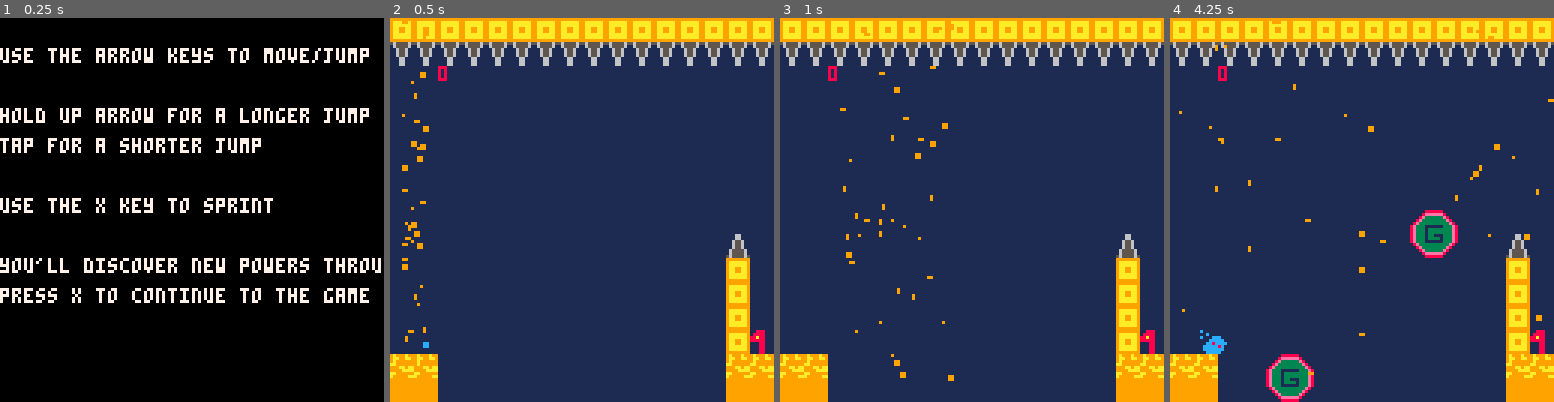
Above: before the commit, frames 1-4 (left to right).
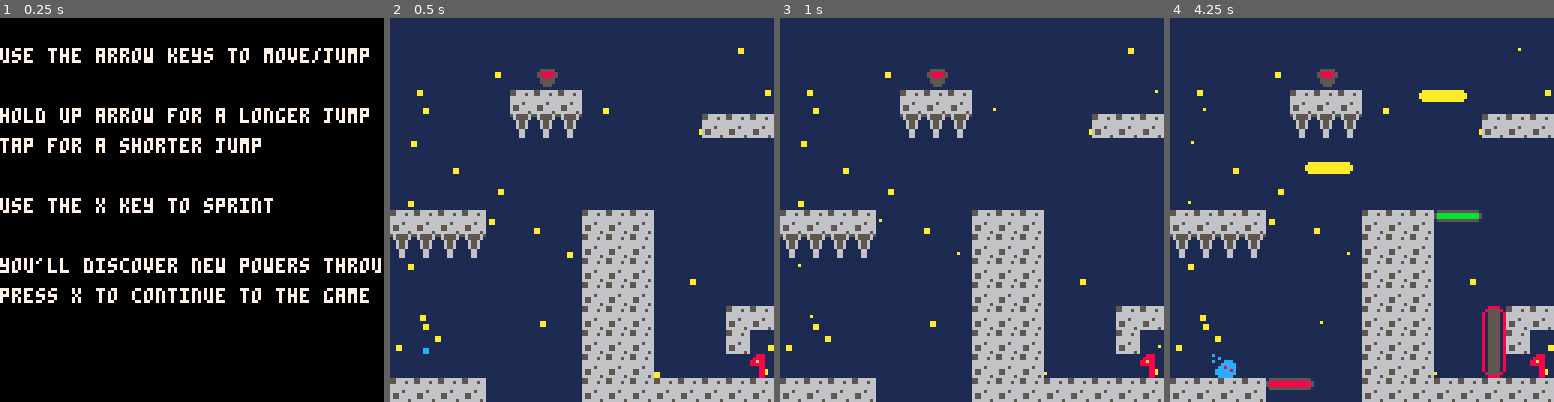
Above: after the commit, the same moments.

Repository: Kaznae/438_final
Game: PICO-8 cartridge final_project.p8
The game is run twice, just before and just after one commit, with the same random seed, the same clock (stepped at 60 frames per second) and the same inputs.
Inputs:
- Up to frame 1 (0.25 s): no input
- Up to frame 2 (0.5 s): tap X (X key) at 0.33 s
- Up to frame 3 (1 s): tap O (Z key) at 0.7 s
- Up to frame 4 (4.25 s): tap X (X key) at 1.07, 1.85, 2.97, 4.08 s; hold Right 1.6-2.1 s; tap O (Z key) every 0.4 s from 1.7 to 4.1 s; hold Up 2.15-2.42 s; hold Right 2.47-3.03 s; hold Left 3.08-3.58 s; hold Down 3.63-3.97 s; hold Right from 4.02 s (still down)

Frame 1 is identical in both runs. In frame 2, 33% of the frame differs, in the area x 0-100%, y 0-100%; in frame 3, 32%; in frame 4, 36%.

Commit message:
some space levels, bugfixes

Diff:
--- a/final_project.p8
+++ b/final_project.p8
@@ -10,7 +10,7 @@
 	--constants
 
 	g_friction = .95
-	a_friction = .97
+	a_friction = .95
 	gravity = 0.25
 
 	--flags
@@ -21,6 +21,17 @@
 	ice_flag = 5
 --some_flag = 6
 	goal_flag = 7
+
+	sounds = {
+		respawn = 12,
+		jump = 13,
+		crumble = 14,
+		death = 15,
+		charge = 16,
+		land = 17,
+		icicle_break = 18,
+		reverse_grav = 19
+	}
 
 
 	sprites = {
@@ -44,9 +55,8 @@
 	tempstr = ""
 	msg_tick = 0
 
-	world = 3
-	level = 3
-
+	world = 4
+	level = 1
 	g_rev = false
 
 	mapx_ofst = 0
@@ -79,7 +89,7 @@
 		dy = 0,
 		weighted = true,
 		is_player = true,
-		max_dy = 3,
+		max_dy = 4,
 		max_dx = 4,
 		sprite = sprites.standing,
 		on_ground = true,
@@ -98,11 +108,13 @@
 		grapple_y = 0,
 		grapple_dir = {0,0},
 		g_success = false,
-		has_grapple = true,
-		has_charge = true,
+		has_grapple = false,
+		has_charge = false,
 		has_double = false,
 		dead = false,
 		face_up = false,
+		first_door = true,
+		first_grav = true,
 		--functions
 
 		respawn = function()
@@ -119,9 +131,11 @@
 			g_rev = false
 			on_map = {}
 			start_room()
+			sfx(sounds.respawn)
 		end,
 
 		die = function()
+			sfx(sounds.death)
 			plr.dead = true
 			plr.ticker = 30
 			plr.controllable = false
@@ -134,10 +148,10 @@
 			if plr.has_double then
 				plr.max_jump = 2
 			end
-			if not g_rev and plr.y+plr.h > 128 then
+			if not g_rev and plr.y + plr.h > 128 then
 				plr.respawn()
 			end
-			if g_rev and plr.y < 0 then
+			if g_rev and plr.y < 1 then
 				plr.respawn()
 			end
 			if plr.controllable then
@@ -177,6 +191,7 @@
 						plr.on_ground = false
 						plr.j_left -=1
 						bnp = true
+						sfx(sounds.jump)
 					elseif bnp and b_time < 6 then
 						b_time +=1
 						plr.dy=-2 * mod
@@ -198,6 +213,7 @@
 					end
 					time_held = 0
 					if plr.charge_j == true then
+						sfx(sounds.charge)
 						plr.dy = -5*mod
 						plr.on_ground = false
 						plr.j_left -=1
@@ -368,6 +384,7 @@
 		create_classes()
 		parts = {}
 		clouds = {}
+		stars = {}
 		on_map={}
 
 		for c = 0,40 do
@@ -376,6 +393,10 @@
 
 		for z = 1,7 do
 			clouds[z] = make_cloud()
+		end
+
+		for d = 0,30 do
+			stars[d] = make_star()
 		end
 end
 
@@ -413,6 +434,13 @@
 			end)
 		end
 
+		if world == 4 then
+			for i = 1, #stars do
+				local temp = stars[i]
+				rectfill(temp.x,temp.y,temp.x+temp.w, temp.y+temp.h,10)
+			end
+		end
+
 		map((level-1)*16,(world-1)*16,0,0,16,16,1)
 
 		if plr.clr == "red" then
@@ -448,7 +478,7 @@
 		--uncomment to debug
 
 		--print("wall_jumps: "..plr.wall_jumps,10,10,7)
-		print(checkx,16,16,8)
+		--print(checkx,16,16,8)
 		--print(#on_map,20,20,5)
 		--print(wall_x,30,30,5)
 	end
@@ -459,6 +489,7 @@
 	if screen == "controls" then
 		if btn(5) then
 			screen = "game"
+			music(0)
 		end
 	elseif disp_msg then
 		msg_tick+=1
@@ -498,6 +529,8 @@
 		if not plr.gonext and fget(mget((plr.x+(level-1)*128)/8,(plr.y+(world-1)*128)/8),goal_flag) then
 			plr.gonext = true
 			plr.controllable = false
+			plr.face_up = false
+			g_rev = false
 			plr.ticker = 59
 			plr.dx = 0
 			plr.dy = 0
@@ -508,6 +541,7 @@
 		part_tick +=1
 		particle_update()
 		clouds_update()
+		star_update()
 	end
 end
 -->8
@@ -556,10 +590,14 @@
 	--get the object at center y, x + offset
 	local obj_at = mget((realx+x_ofst)/8,(realy+4)/8)
 
-
-	--if they touch a paint bucket
-	--change color and stats
-
+ if plr.first_grav and obj_at == 103 then
+  		--	 if first_door then
+			--  display_message("\"this door only lets\nred slimes through\"")
+		--	  first_door = false
+	--		 end
+	display_message("\"i can use this to swap \ngravity back and forth!\"")
+ plr.first_grav = false
+end
 
 	--if theres an object where this would move us
 	--go back to where we started in terms of x
@@ -585,12 +623,14 @@
 			--this is bad but we'll try it
 			if obj.is_player then
 				if not obj.on_ground then
-					if fget(obj_at,wall_flag) and (btn(0) or btn(1)) then
-						obj.on_wall = true
-						wall_x = obj.x
-						if obj.wall_jumps > 0 then
-							obj.j_left += 1
-							obj.wall_jumps -=1
+					if fget(obj_at,wall_flag) then--and (btn(0) or btn(1)) then
+						if plr.x > 4 then
+							obj.on_wall = true
+							wall_x = obj.x
+							if obj.wall_jumps > 0 then
+								obj.j_left += 1
+								obj.wall_jumps -=1
+							end
 						end
 					else
 						obj.on_wall = false
@@ -634,7 +674,10 @@
 			--we're on the ground
 			if obj.weighted then
 				if obj.is_player then
-					obj.on_ground = true
+					if not obj.on_ground then
+						obj.on_ground = true
+						sfx(sounds.land)
+					end
 					if obj.j_left < obj.max_jump then
 						obj.j_left = obj.max_jump
 						obj.wall_jumps = 1
@@ -676,7 +719,7 @@
  --if player touches deadly object such as spikes
 	--die and restart the level
 
-	if obj.is_player then
+	if obj.is_player and not plr.gonext then
 		if deadly_collision(realx+1,realy) or deadly_collision(realx+6,realy) or deadly_collision(realx+1,realy+7) or deadly_collision(realx+6,realy+7) then
 			plr.die()
 				--plr.respawn()
@@ -773,6 +816,10 @@
 
 	if tempobj ~= nil then
 		if tempobj.solid then
+			if plr.first_door and tempobj.h == 24 then
+				display_message("\nthis door only lets \nred slimes through\n")
+				plr.first_door = false
+			end
 			return true
 		end
 	end
@@ -848,6 +895,14 @@
 			plr.dx = plr.max_dx
 		else
 			plr.dx = -plr.max_dx
+		end
+	end
+
+	if abs(plr.dy) > plr.max_dy then
+		if plr.dy > 0 then
+			plr.dy = plr.max_dy
+		else
+			plr.dy = -plr.max_dy
 		end
 	end
 
@@ -887,6 +942,36 @@
 	return cld
 end
 
+function make_star()
+	local sx = flr(rnd(128))
+	local sy = flr(rnd(128))
+	star = {
+		x = sx,
+		y = sy,
+		w = 1,
+		h = 1,
+		ticker = 0
+	}
+	return star
+end
+
+function star_update()
+	for i = 1,#stars do
+		stars[i].ticker+=1
+		if stars[i].ticker == 5 then
+			stars[i].ticker = 0
+			if rnd(10) > 5 then
+				stars[i].w = 1
+				stars[i].h = 1
+			else
+				stars[i].w = .5
+				stars[i].h = .5
+			end
+		end
+	end
+end
+
+
 function clouds_update()
 	for i = 1,#clouds do
 		clouds[i].x+=clouds[i].spd
@@ -941,6 +1026,7 @@
 				this.sprite = 77
 				if not g_rev then
 					if obj_in_range(plr,this.x,this.y-1,8,1) then
+						sfx(sounds.crumble)
 						this.state = 1
 						this.ticker = 40
 					end
@@ -948,6 +1034,7 @@
 					if obj_in_range(plr,this.x,this.y+this.h+1,8,1) then
 						this.state = 1
 						this.ticker = 40
+						sfx(sounds.crumble)
 					end
 				end
 			elseif this.state == 1 then
@@ -1015,12 +1102,27 @@
 					end
 				end
 			elseif this.state == 1 then
+
+				foreach(on_map,function(obj)
+					if obj.type.tile == move_platform.tile or obj.type.tile == elevator.tile then
+						if obj_in_range(obj,this.x,this.y+6,16,1) then
+							this.sprite = 95
+							this.state = 2
+							this.dy = -2
+							this.y -=3
+							this.deadly = false
+							sfx(sounds.icicle_break)
+						end
+					end
+				end)
+
 				if solid_collision(rx+4,ry+9 ) then
 					this.sprite = 95
 					this.state = 2
 					this.dy = -2
 					this.y -=3
 					this.deadly = false
+					sfx(sounds.icicle_break)
 				end
 			else
 				if solid_collision(rx +4,ry+9 ) then
@@ -1228,6 +1330,7 @@
 			end
 			if this.ticker <= 0 and obj_in_range(plr,this.x+4,this.y+4,8,8) then
 				this.ticker = 150
+				sfx(sounds.reverse_grav)
 				if g_rev then
 					g_rev = false
 				else
@@ -1265,7 +1368,11 @@
 			end,
 			draw = function(this)
 			 pal(12,8)
-			 spr(25,this.x,this.y,1,3)
+			 if this.clr ~= plr.clr then
+			  spr(25,this.x,this.y,1,3)
+			 else
+			  spr(24,this.x,this.y,1,3)
+			 end
 			 pal()
 			end,
 			update = function(this)
@@ -1406,15 +1513,21 @@
 	on_map = {}
 	plr.clr = "blue"
 	level+=1
-	if world == 1 and level > 4 then
+	if world == 1 and level > 7 then
 		level = 1
 		world+=1
-	elseif world == 2 and level > 4 then
+		music(3)
+		has_charge = true
+	elseif world == 2 and level > 5 then
 		level = 1
 		world+=1
+		music(5)
 --	elseif world == 3 and level > 2 then
 --		level = 1
 --		world+= 1
+	elseif world == 3 and level > 4 then
+		level = 1
+		world +=1
 	end
 
 	start_room()
@@ -1516,39 +1629,100 @@
 
 
 
+…(32 lines of a section not shown)…
 __gff__
-0000000000000000000700000000000000000000000000000000000000000000000000000000000000000000000000000000000000000000000000000000000003030707030707810107071101000000030101010911111101070701010000000301010109000000000707270707000003000000110909000007070707070000
+0000000000000000000700000000000000000000000000000000000000000000000000000000000000000007000000000000000000000000000000070000000003030707030707810107078101000000030101010911111101070701010000000301010109000000000707270707000003000000110909000007070707070000
 0000000000000000000707070700000000000000000000000007070707000000000000000000000000000000000000000000000000000000000000000000000000000000000000000000000000000000000000000000000000000000000000000000000000000000000000000000000000000000000000000000000000000000
 __map__
-0000000000000000000000000000000000000000000000000000000000000000000000000000000000000000000000004242424242424242424200000000000000000000000000000000000000000000000000000000000000000000000000000000000000000000000000000000000000000000000000000000000000000000
-0000000000000000000000000000000000000000000000000000000000000000000000000000000000000000000000004242424242424242424200000000000000000000000000000000000000000000000000000000000000000000000000000000000000000000000000000000000000000000000000000000000000000000
-5252530000000000000000000000000000000000000000000000000000000000000000000000000000000000000000004242424242424242424200000000000000000000000000000000000000000000000000000000000000000000000000000000000000000000000000000000000000000000000000000000000000000000
-6262630000000000000000000000470000000000000000005400000000000047000000000000000000000000000000000000000064000000646400000000000000000000000000000000000000000000000000000000000000000000000000000000000000000000000000000000000000000000000000000000000000000000
-494a000000000000000000000000494a4a000042420000424242420000424242000000000000000000000000000000000000000000000000000000000000000000000000000000000000000000000000000000000000000000000000000000000000000000000000000000000000000000000000000000000000000000000000
-595a000000000000000000000000595a5a000000000000000000000000000000000054000042424242424242717200490000004200006e00004200717200000000000000000000000000000000000000000000000000000000000000000000000000000000000000000000000000000000000000000000000000000000000000
-494a000000000000000000004242494a4a000000000000000000000000000000000042000048000000000000000000590000000000000000000000000000000000000000000000000000000000000000000000000000000000000000000000000000000000000000000000000000000000000000000000000000000000000000
-595a00000042000042000042595a595a5a424200000000000000000000000000000048000054000000000000000000490000000000000000000000000047000000000000000000000000000000000000000000000000000000000000000000000000000000000000000000000000000000000000000000000000000000000000
-494a000000480000580000000000494a4a00000000000000000000000000515200005800004200006e00000000000059007e0000420000004200000000494a0000000000000000000000000000000000000000000000000000000000000000000000000000000000000000000000000000000000000000000000000000000000
-595a000000580000480000000000595a5a000000006e000000730000000061620000540000580000000000005454544900000042420000000000000000595a0000000000000000000000000000000000000000000000000000000000000000000000000000000000000000000000000000000000000000000000000000000000
-494a000000480000580000000000494a000000000000000000005400000000490000420000480000424200007070705900000000000000000000000000494a0000000000000000000000000000000000000000000000000000000000000000000000000000000000000000000000000000000000000000000000000000000000
-595a424242424242424242000000595a000000000000000042424242420000590000480000540000000000000000004900000000000000000000000000595a0000000000000000000000000000000000000000000000000000000000000000000000000000000000000000000000000000000000000000000000000000000000
-0000000048000000480000000000494a0000000000000000480000004800004900005800004200000000006e0000005900000000000000000000000000494a0000000000000000000000000000000000000000000000000000000000000000000000000000000000000000000000000000000000000000000000000000000000
-0000000058000000580000000000595a000000000000000058000000580000590000480000580000000000000000000000000000000000000000000000595a0000000000000000000000000000000000000000000000000000000000000000000000000000000000000000000000000000000000000000000000000000000000
-42424242424242424242424242424242424242000000004242420000484242424242420000480000000000000074470000000000000000000000007e00494a0000000000000000000000000000000000000000000000000000000000000000000000000000000000000000000000000000000000000000000000000000000000
-4141414141414141414141414141414141414100000000414141000058414141414100000058000000000000007070494141415454736e000000000000595a0000000000000000000000000000000000000000000000000000000000000000000000000000000000000000000000000000000000000000000000000000000000
-7c7c7c7c7c7c7c7c7c7c7c7c7c7c7c7c7c6c6c6c6c6c6c6c6c6c6c6c6c6c6c6c6c6c6c6c6c6c6c6c6c6c6c7c7c7c6c6c6c6c6c6c7c7c7c6c6c6c6c6c6c6c6c6c00000000000000000000000000000000000000000000000000000000000000000000000000000000000000000000000000000000000000000000000000000000
-7c7c7c7c7c7c7c7c7c7c7c7c7c7c7c7c6d00000000000000000000000000004700000000005d5d5d0000007d7c6d55000000005d796c7a00005d5d5d5d00000000000000000000000000000000000000000000000000000000000000000000000000000000000000000000000000000000000000000000000000000000000000
-7c7c7c6c6c6c6c6c6c6c6c6c6c6c6c6c6d00000000000000000000000000006b00000000000000000000007d7c7a0000000000005d5d0000000000000074470000000000000000000000000000000000000000000000000000000000000000000000000000000000000000000000000000000000000000000000000000000000
-7c7c6d5d5d00005d5d00005d5d0000006d00000000000000000000000000007d00000000697b7b6a0000007d6d000000000000000000000000000000006b6b6b00000000000000000000000000000000000000000000000000000000000000000000000000000000000000000000000000000000000000000000000000000000
-7c7c6d000000000000000000000000007c6c6c00006e0000545400006e00007d000000007d7c7c6d000000797a0000000000000000000000000000000000000000000000000000000000000000000000000000000000000000000000000000000000000000000000000000000000000000000000000000000000000000000000
-6c6c7a000000000000000000000047006d5d5d0000000000696a00000000007d000000007d7c7c6d000000000000000000000000000000006e6f00000000000000000000000000000000000000000000000000000000000000000000000000000000000000000000000000000000000000000000000000000000000000000000
-0000000000000000000000000000697c6d00000000000000797a00000000007d000000007d7c7c6d00000000000000000000000000000000000000000000000000000000000000000000000000000000000000000000000000000000000000000000000000000000000000000000000000000000000000000000000000000000
-00000000000000000000000000007d7c6d00006b6b6b6b6b6b6b6b6b6b6b6b7d000000007d7c7c6d000000000054545400006b6b6b6b0000000000000000000000000000000000000000000000000000000000000000000000000000000000000000000000000000000000000000000000000000000000000000000000000000
-7b7b6a0000000000000000000000796c6d0000005d005d5d00005d5d0000007d000000007d7c7c7a0000000076697b7b0000000000000000000000000000000000000000000000000000000000000000000000000000000000000000000000000000000000000000000000000000000000000000000000000000000000000000
-7c7c6d00000000696a0000696a0000006d00000000000000000000000000007d000000007d7c6d0000000000767d7c7c00000000000000006b6b6b6b0000000000000000000000000000000000000000000000000000000000000000000000000000000000000000000000000000000000000000000000000000000000000000
-7c7c6d00000000797a0000797a0000006d6b6b0000000000000000000000007d000000007d7c6d0000000000767d7c7c0000000000000000000000000000000000000000000000000000000000000000000000000000000000000000000000000000000000000000000000000000000000000000000000000000000000000000
-6c6c7a000000000000545400000000006d6b6b6b6b6b6b6b6b6b6b6b6b00007d7e7f00007d7c6d00670000001a796c6c0000000000000000000000000000000000000000000000000000000000000000000000000000000000000000000000000000000000000000000000000000000000000000000000000000000000000000
-000000000000697b7b7b7b7b7b6a00007a000000005d5d00000000000000007d000000007d7c6d0000000000000000000000000000000000000000000000000000000000000000000000000000000000000000000000000000000000000000000000000000000000000000000000000000000000000000000000000000000000
-0000000000697c7c7c7c7c7c7c6d00000000000000000000000000000000007d000000007d7c6d000000000000004700000000000000000000000000007e7f0000000000000000000000000000000000000000000000000000000000000000000000000000000000000000000000000000000000000000000000000000000000
-697b7b7b7b7c7c7c7c7c7c7c7c6d00000000000000000000000000000000007d000000007d7c6d00006b6b6b6b697b7b7b7b7b6a006e6f00000000000073000000000000000000000000000000000000000000000000000000000000000000000000000000000000000000000000000000000000000000000000000000000000
-7c7c7c7c7c7c7c7c7c7c7c7c7c6d54547b7b7b7b7b7b7b7b7b7b7b7b7b7b7b7c6b6b00007d7c6d0000000000000000797c7c7c7a00000000000000000000000000000000000000000000000000000000000000000000000000000000000000000000000000000000000000000000000000000000000000000000000000000000
+0000000000000000000000000000000042424242424242424242424242424242000000000000000000000000000000000000000000000000000000000000000000000000000000000000000000000000000000000000000000000000000000004242424242424242424200000000000000000000000000000000000000000000
+0000000000000000000000000000000042000000480000000042420064000000000000000000000000000000000000000000000000000000000000000000000000000000000000000000000000000000000000000000000000000051525253004242424242424242424200000000000000000000000000000000000000000000
+5252530000000000000000000000000042000000580000000042420000000000000000000000000000000000000000000000000000004242424200000000000000000000000000000000000000000000000000000000000000000061626263004242424242424242420000000000000000000000000000000000000000000000
+6262630000000000000000000000470042000000480000000042420000000047000000000000000054000000000000470000000000006464000000000000000000000000000000000000000000000000000000000000000000000000494a00000000000064000000000000000000000000000000000000000000000000000000
+494a000000000000000000000000494a420000005800000000424200000042424a0000424200004242424200004242420000424242420000000000000042420000000000000000000000000000000000000000000000000055000000595a00000000000000000000000000000000000000000000000000000000000000000000
+595a000000000000000000000000595a420000004200000000424200000042425a0000000000000000000000000000000000000064640000000000000000000000005400004242424242424271720049000000000000000042000000494a00000000004200006e00004200000000470000000000000000000000000000000000
+494a000000000000000000004242494a420000004200000000424200000042424a0000000000000000000000000000000000000000000000000000000000000000004200004800000000000000000059000000000000000048000000595a000000000000000000000000000000494a4900000000000000000000000000000000
+595a00000042000042000042595a595a420000004200000000424200000042425a4242000000000000000000000000000000000000000000000000000047000000004800005400000000000000000049000000000000000058000000494a000000000000000000000000000000595a5900000000000000000000000000000000
+494a000000480000580000000000494a420000004200000000424200000042424a0000000000000000000000000051520000000000000000000000000042420000005800004200006e00000000000059000000000000000048000000595a0000007e0000420000000000000000494a4900000000000000000000000000000000
+595a000000580000480000000000595a420000004200000000424200000042425a000000006e0000007300000000616200000000000000000000000000000000000054000058000000000000545454494a0000000070706070707060494a000000000042420042000000000000595a5900000000000000000000000000000000
+494a000000480000580000000000494a420000004200000000424200000042420000000000000000000054000000004900000000000000000000000000000000000042000048000042420000707070595a000000001a005800000058595a000000000000000000000000000000494a5900000000000000000000000000000000
+595a424242424242424242000000595a42000000420000000042427500004242000000000000000042424242420000590000670000000000000000000000000000004800005400000000000000000049000000000000004800000048494a000000000000000000000000420000595a5959000000000000000000000000000000
+0000000048000000480000000000494a42000000420000000000000000004242000000000000000048000000480000495400000000000000000000000000000000005800004200000000006e00000059000000000000005800000058595a000000000000000000000000000000494a4900000000000000000000000000000000
+0000000058000000580000000000595a42000000420000000000000000004242000000000000000058000000580000590000000000000000000000000000000000004800005800000000000000000000000042424242004800000048494a000000000000000000000000000000595a5900000000000000000000000000000000
+4242424242424242424242424242424242424242424242424242424242424242424242000000004242420000484242424242424242424242424242424242424242424200004800000000000000000047000042424242005800004758595a545400000000000000000000007e00494a4900000000000000000000000000000000
+4141414141414141414141414141414141414141414141414141414141414141414141000000004141410000584141414141414141414141414141414141414141410000005800000000000000707049414141414141414141414141414141414141415454736e000000000000595a5900000000000000000000000000000000
+7c7c7c7c7c7c7c7c7c7c7c7c7c7c7c7c7c6c6c6c6c6c6c6c6c6c6c6c6c6c6c6c6c6c6c6c6c6c6c6c0000007c7c6c6c6c6c6c6c6c7c7c7c6c6c6c6c6c6c6c6c6c6c6c6c6c6c6c6c6c6c6c6c6c6c6c6c6c000000000000000000000000000000000000000000000000000000000000000000000000000000000000000000000000
+7c7c7c7c7c7c7c7c7c7c7c7c7c7c7c7c6d00000000000000000000000000004700000000000000000000007d6d0055000000005d796c7a00005d5d5d5d00000000000000000000000000000000000000000000000000000000000000000000000000000000000000000000000000000000000000000000000000000000000000
+7c7c7c6c6c6c6c6c6c6c6c6c6c6c6c6c6d00000000000000000000000000006b00000000000000000000007d7a000000000000005d5d0000000000000000470000000000000000000000000000000000000000000000000000000000000000000000000000000000000000000000000000000000000000000000000000000000
+7c7c6d5d5d00005d5d00005d5d0000006d00000000000000000000000000007d6a000000545400000000007900000000000000000000000000000000006b6b6b00000000000000000000000000000047000000000000000000000000000000000000000000000000000000000000000000000000000000000000000000000000
+7c7c6d000000000000000000000000007c6c6c00006e0073545473006e00007d7a000000696a00000000000000000000000000000000000000000000000000000000000000000000000000000000006b000000000000000000000000000000000000000000000000000000000000000000000000000000000000000000000000
+6c6c7a000000000000000000000047006d5d5d0000000000696a00000000007d000000007d6d000000006b000000000000000000000000006e6f00000000000000000000000000000000000000000000000000000000000000000000000000000000000000000000000000000000000000000000000000000000000000000000
+0000000000000000000000000000697c6d00000000000000797a00000000007d000000007d6d000000000000000000000000000000000000000000000000000000000000000000000000006b00000000000000000000000000000000000000000000000000000000000000000000000000000000000000000000000000000000
+00000000000000000000000000007d7c6d00006b6b6b6b6b6b6b6b6b6b6b6b7d000000007d6d0000006b00000054545400006b6b6b6b0000000000000000000000000000000000000000000000000000000000000000000000000000000000000000000000000000000000000000000000000000000000000000000000000000
+7b7b6a0000000000000000000000796c6d0000005d005d5d00005d5d0000007d000000007d6d00000000000000697b7b00000000000000000000000000000000000000006b0000000000000000000000000000000000000000000000000000000000000000000000000000000000000000000000000000000000000000000000
+7c7c6d00000000696a0000696a0000006d00000000000000000000000000007d000000007d6d000000000000007d7c7c00000000000000006b6b6b6b0000000000000000000000000000000000000000000000000000000000000000000000000000000000000000000000000000000000000000000000000000000000000000
+7c7c6d00000000797a0000797a0000006d6b6b0000000000000000000000007d000000007d6d000000000000007d7c7c000000000000000000000000000000000000000000000000006b000000000000000000000000000000000000000000000000000000000000000000000000000000000000000000000000000000000000
+6c6c7a000000000000545400000000006d6b6b6b6b6b6b6b6b6b6b6b6b00007d7e7f00007d6d0000670000001a796c6c0000000000000000000000000000000000000000000000000000000000000000000000000000000000000000000000000000000000000000000000000000000000000000000000000000000000000000
+000000000000697b7b7b7b7b7b6a00007a000000005d5d00000000000000007d000000007d6d0000000000000000000000000000000000000000000000000000000000006b0000000000000000000000000000000000000000000000000000000000000000000000000000000000000000000000000000000000000000000000
+0000000000697c7c7c7c7c7c7c6d00000000000000000000000000000000007d000000007d6d00000000000000004700000000000000000000000000007e7f0054000000000000000000000000000000000000000000000000000000000000000000000000000000000000000000000000000000000000000000000000000000
+697b7b7b7b7c7c7c7c7c7c7c7c6d00000000000000000000000000000000007d000000007d7c00006b6b6b6b6b697b7b7b7b7b6a006e6f000000000000730000697b6a00000000000000000000000000000000000000000000000000000000000000000000000000000000000000000000000000000000000000000000000000
+7c7c7c7c7c7c7c7c7c7c7c7c7c6d54547b7b7b7b7b7b7b7b7b7b7b7b7b7b7b7c6b6b00007d7c6d0000000000000000797c7c7c7a0000000000000000000000007d7c6d00000000000000000000000000000000000000000000000000000000000000000000000000000000000000000000000000000000000000000000000000
+…(29 lines of a section not shown)…
Not shown, changed: 88 lines of the sprite sheet (__gfx__) section of final_project.p8
Not shown, changed: the music (__music__) section of final_project.p8
Not shown, changed: the sound effects (__sfx__) section of final_project.p8
